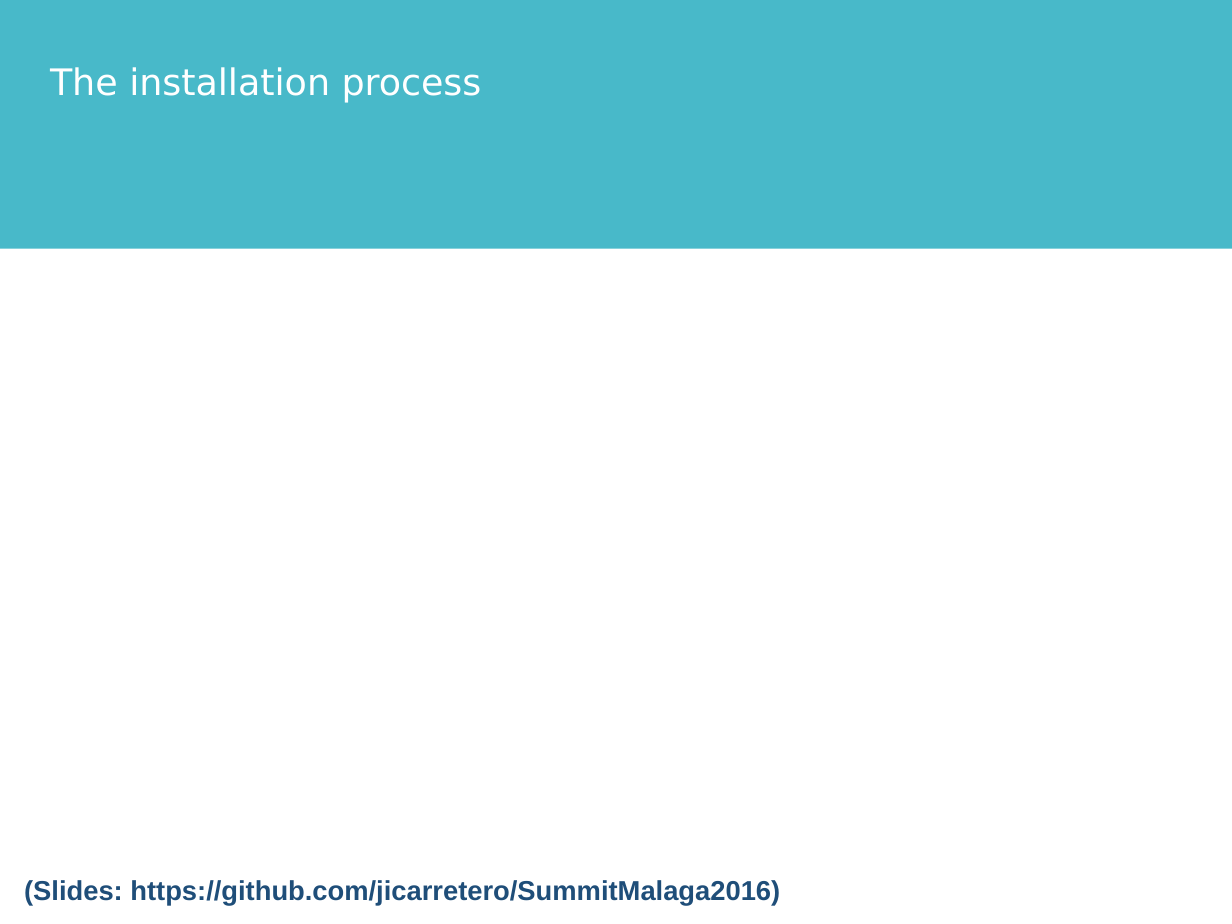
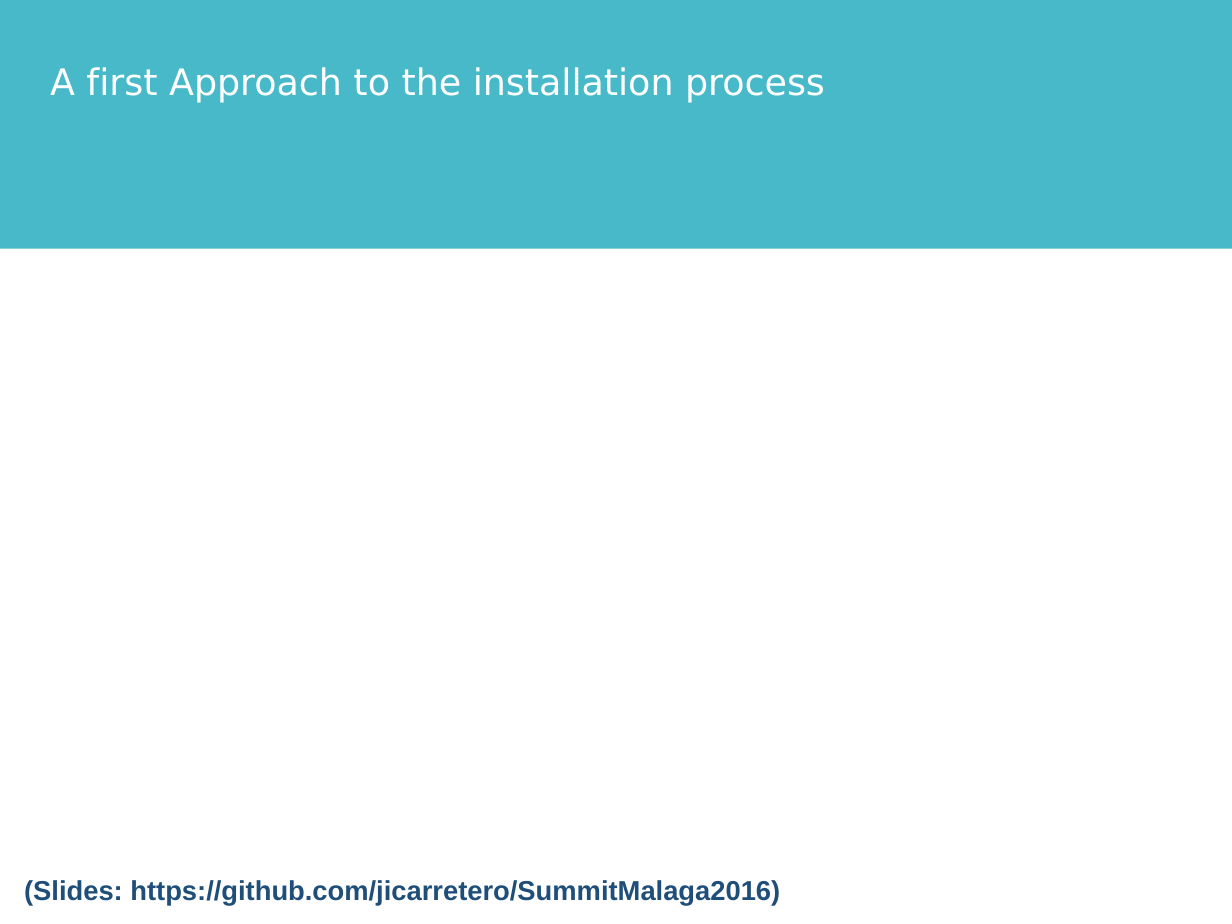
Before and after one commit to jicarretero/SummitMalaga2016, a slide deck: slide 9 of FiwareMalaga.odp (slide 8 before the commit). Drawn at 1232x924 pixels with LibreOffice and Linux fonts; fonts in the diff are those of the drawing; background and template pictures are left out. Boxes give left, top, right and bottom in pixels: in the first picture for what was removed or moved away, otherwise in the second. Text is boxed around its words. In the diff, an @@ line names an element or a change of style, - is before the commit and + after.

```diff
--- a/FiwareMalaga.odp
+++ b/FiwareMalaga.odp
@@ text at <box>50,67,825,103</box>: text changed @@
-The installation process
+A first Approach to the installation process
```
Also in this commit, not shown: 10 other slides changed, 3 slides added, 7 other files.
